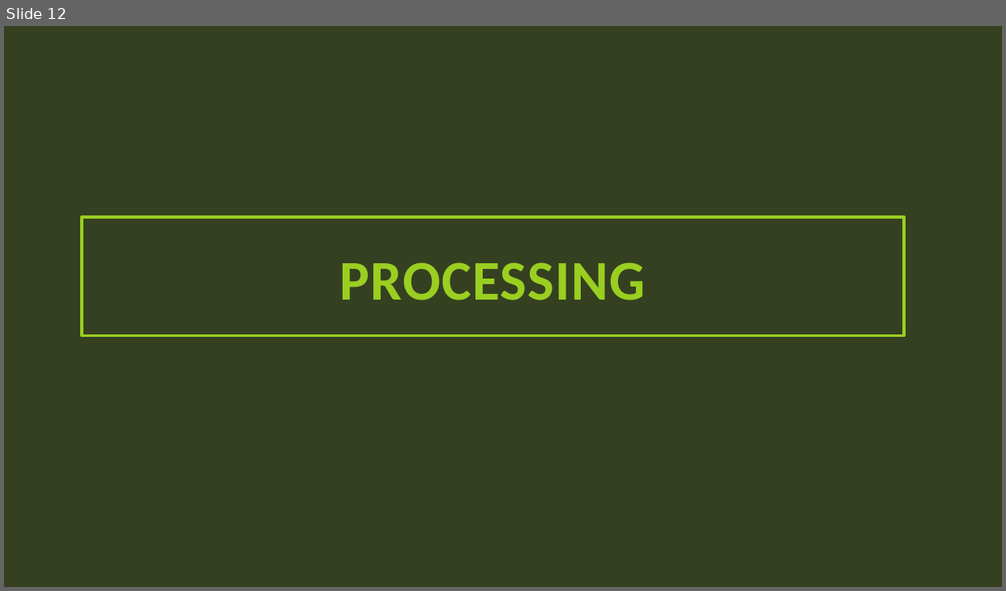
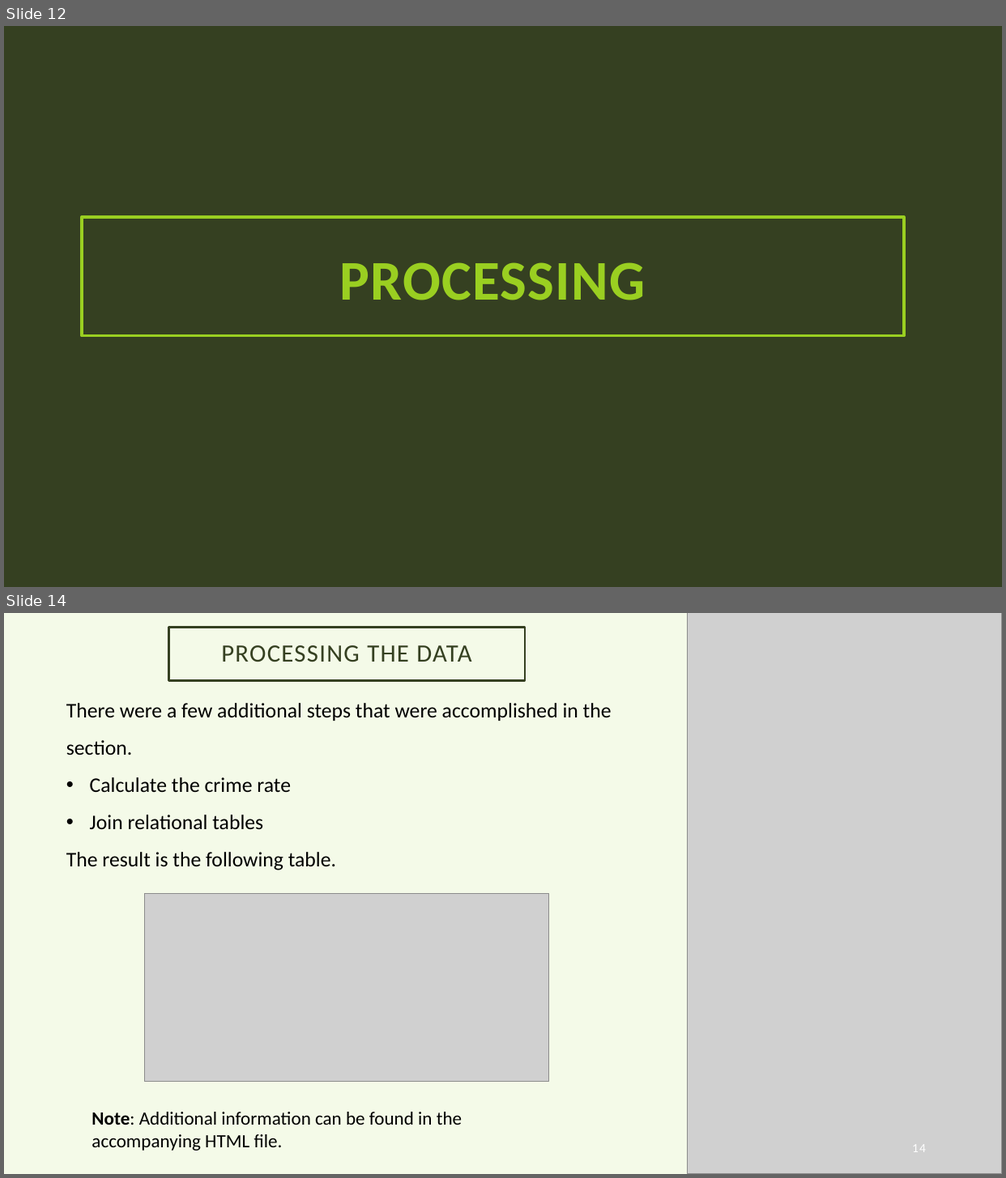
Before and after one commit to HeinoPortfolio/MS_Comp_Sci, a slide deck: 3 Data Visualization/Assignment Files/Final Project/Final Project Files Good Copies/Matthew Heino DSCI 605 Final Report.pptx. Shown one above the other, each under a label of ours: slide 12 before the commit, slides 12 and 14 after it; the slides between them are not shown. The pictures are 1006x591 and 1006x1178 pixels, drawn with LibreOffice and Linux fonts; fonts in the diff are those of the drawing; grey boxes stand for pictures; background and template pictures are left out. Boxes give left, top, right and bottom in pixels: in the first picture for what was removed or moved away, otherwise in the second. Text is boxed around its words. In the diff, an @@ line names an element or a change of style, - is before the commit and + after.

```diff
--- a/3 Data Visualization/Assignment Files/Final Project/Final Project Files Good Copies/Matthew Heino DSCI 605 Final Report.pptx
+++ b/3 Data Visualization/Assignment Files/Final Project/Final Project Files Good Copies/Matthew Heino DSCI 605 Final Report.pptx
@@ slide 14 added at (4, 613, 1002, 1174), background #9ACF21 at 10% opacity @@
@@ title added at (168, 628, 525, 680), outline #364021 2.25 pt, 24 pt, text #364021 @@
+PROCESSING THE DATA
@@ picture added at (688, 613, 1002, 1174) @@
@@ text added at (66, 703, 612, 871), 20 pt, text #000000 @@
+There were a few additional steps that were accomplished in the section.
+• Calculate the crime rate
+• Join relational tables
+The result is the following table.
@@ picture added at (145, 894, 549, 1082) @@
@@ text added at (91, 1112, 462, 1151), 18 pt, text #000000 @@
+Note: Additional information can be found in the accompanying HTML file.
@@ page number added at (912, 1144, 926, 1152), 12 pt, text #FFFFFF @@
+14
```
Also in this commit, not shown: 7 slides changed, 5 other slides added, 1 slide removed.
